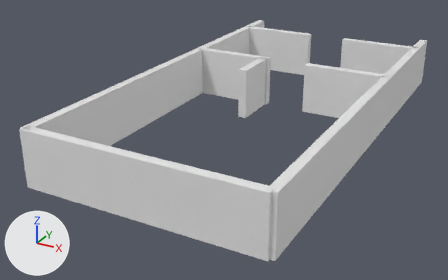
The OBJ model ChronoLoop/Resources/Level1Walls.obj: old version first, new version second.
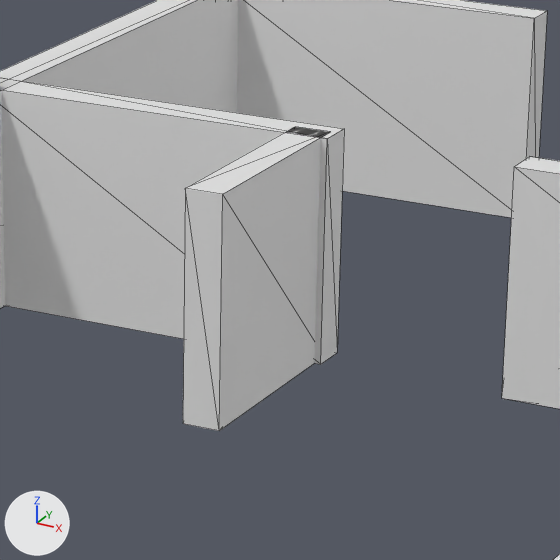
Old and new are each drawn whole from a 50 mm lens placed at (14.46, -31.15, 12.45), pointed at (-1.57, -2.0, -2.12) and again close up on the part from 45% to 70% of the width and 11% to 51% of the height. The axes (+X, +Y, +Z) are drawn at lower left. The lights are the same throughout. The close-ups show mesh edges as thin lines. Where no turn or scale is listed for an object, it has been applied to the vertices.

In view in the first close-up: 'Level1Walls'.
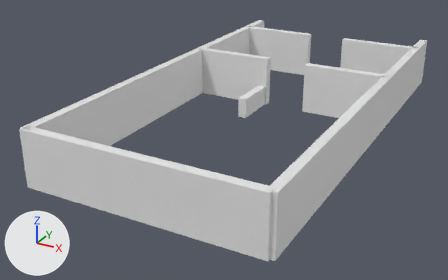
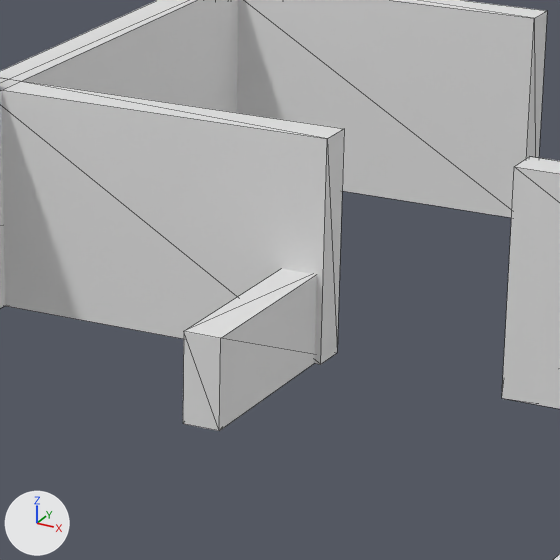
Pixel boxes (x1, y1, x2, y2) of what changed, in the close-ups (560 x 560 px; the box of a moved part takes in the faces that stretch with it):
```json
{"part": 1, "of": "me_level1walls", "change": "moved or reshaped", "before": [183, 127, 330, 431], "after": [183, 269, 317, 431]}
```

Edits to the scene script, one JSON object a line:
```json
{"block": "me_level1walls", "where": "me_level1walls.from_pydata(...)  # 64 vertices, 96 faces; spans x -6.5..6.5, y -12.7..12.5, z -1.5..1.5"}
{"block": "me_level1walls", "where": "# used by ob_level1walls; location = (0.0, 0.0, 0.0)"}
{"block": "me_level1walls", "where": "# before: 34 (-1.3, 0.3, 1.5) at pixel (222, 194), 35 (-1.3, 3.3, 1.5) at pixel (330, 131), 36 (-1.8, 0.3, 1.5) at pixel (185, 188), 37 (-1.8, 3.3, 1.5) at pixel (295, 126)"}
{"block": "me_level1walls", "change": "me_level1walls part 1"}
{"op": "add", "block": "me_level1walls", "code": "for i in [*range(34, 38)]: me_level1walls.vertices[i].co += Vector((0.0, 0.0, -1.8))"}
```
